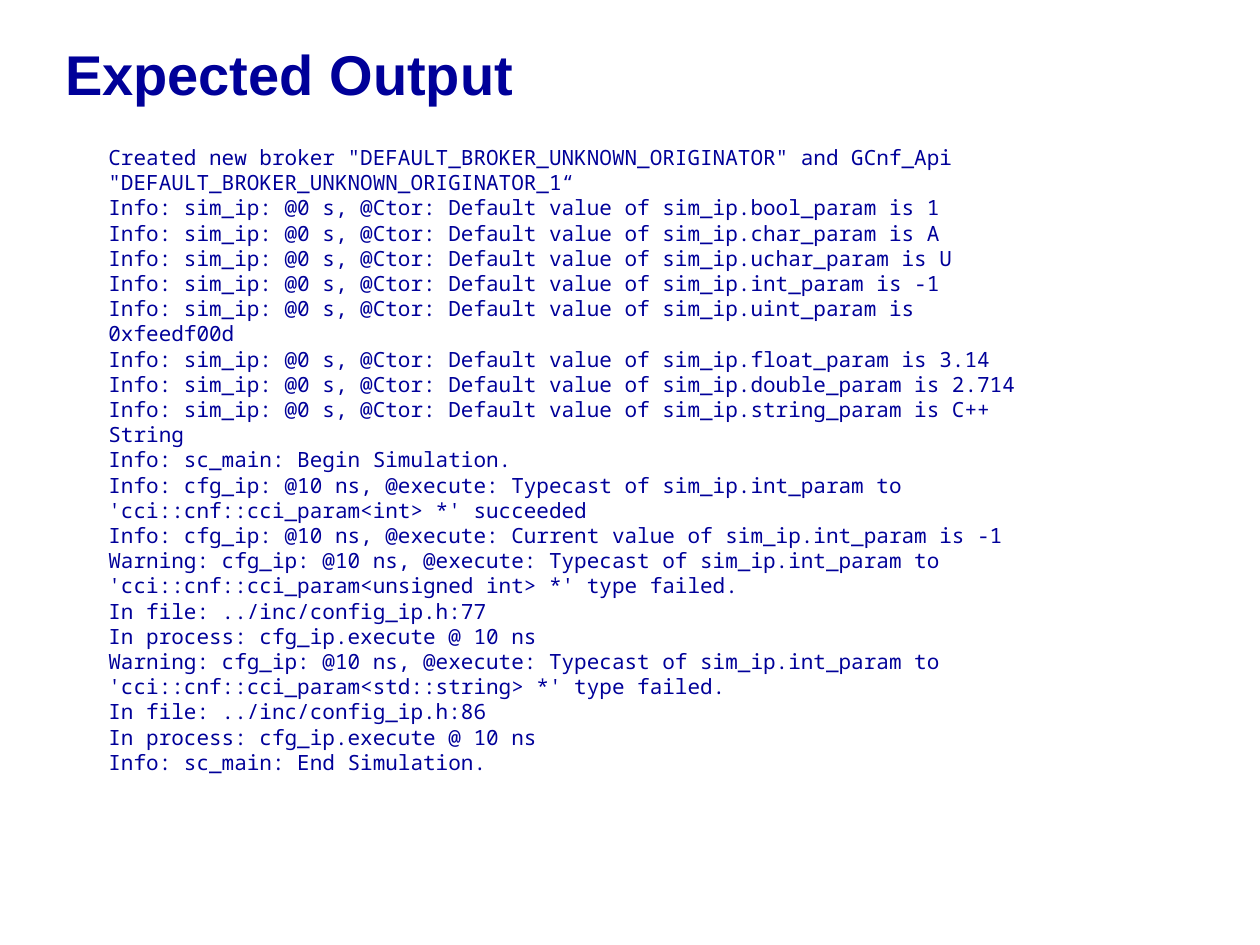
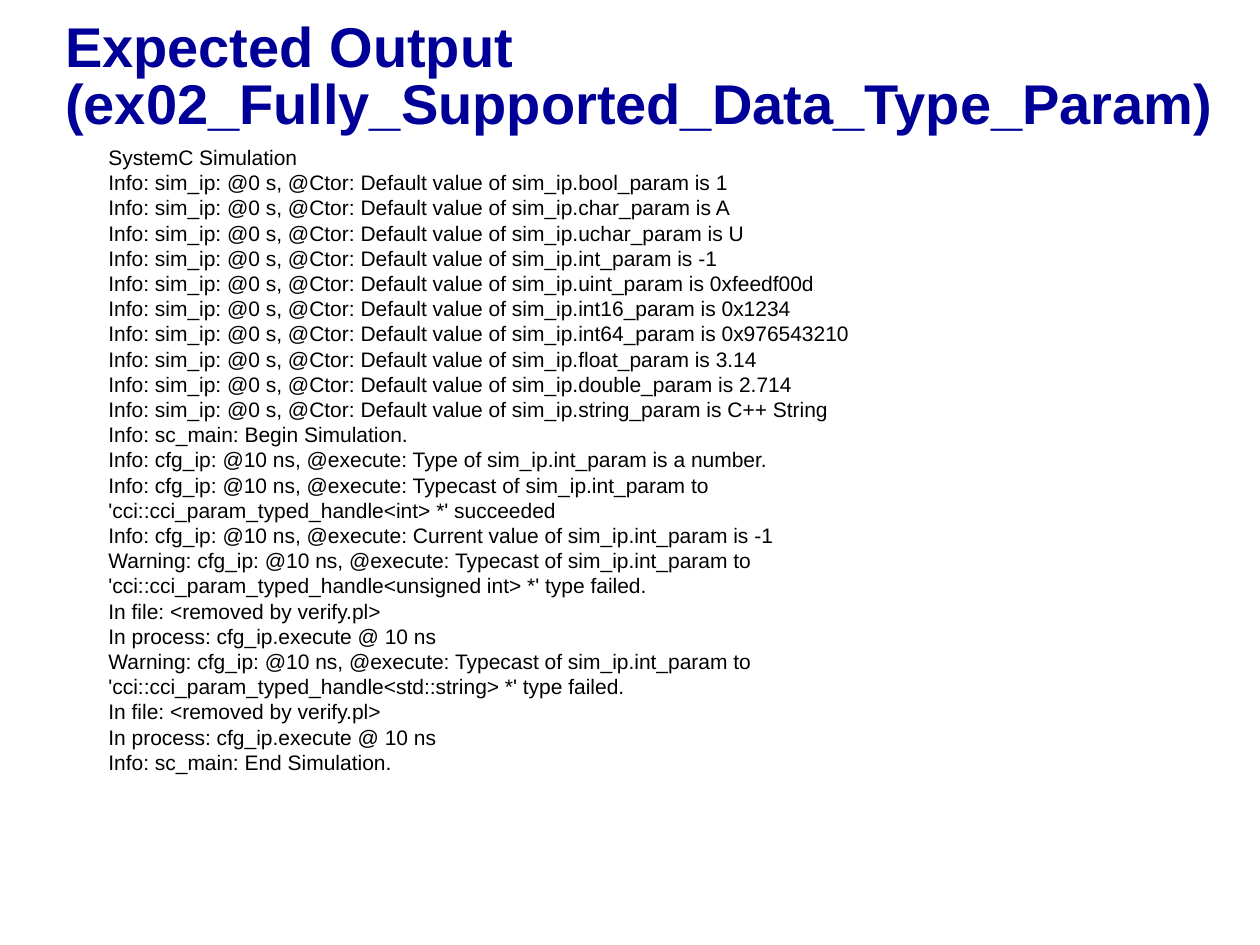
Before and after one commit to accellera-official/cci, a slide deck: slide 4 of examples/ex02_Fully_Supported_Data_Type_Param/docs/ex02_Fully_Supported_Data_Typa_Param.ppt (slide 6 before the commit). Drawn at 1260x945 pixels with LibreOffice and Linux fonts; fonts in the diff are those of the drawing; background and template pictures are left out. Boxes give left, top, right and bottom in pixels: in the first picture for what was removed or moved away, otherwise in the second. Text is boxed around its words. In the diff, an @@ line names an element or a change of style, - is before the commit and + after.

```diff
--- a/examples/ex02_Fully_Supported_Data_Type_Param/docs/ex02_Fully_Supported_Data_Typa_Param.ppt
+++ b/examples/ex02_Fully_Supported_Data_Type_Param/docs/ex02_Fully_Supported_Data_Typa_Param.ppt
@@ title at <box>65,26,1212,135</box>: text changed @@
-Expected Output
+Expected Output (ex02_Fully_Supported_Data_Type_Param)
@@ text at <box>108,149,297,169</box>: text changed; font Noto Sans Mono to Arial; text colour #000099 to #000000 @@
-Created new broker "DEFAULT_BROKER_UNKNOWN_ORIGINATOR" and GCnf_Api "DEFAULT_BROKER_UNKNOWN_ORIGINATOR_1“
+SystemC Simulation
@@ text at <box>108,174,828,774</box>: font Noto Sans Mono to Arial, text colour #000099 to #000000 in "Info: sim_ip: @0 s, @Ctor: Default value ...", "Info: sim_ip: @0 s, @Ctor: Default value ...", "Info: sim_ip: @0 s, @Ctor: Default value ...", "Info: sim_ip: @0 s, @Ctor: Default value ..." and 9 more places @@
@@ text at <box>108,300,849,346</box>: paragraphs added @@
+Info: sim_ip: @0 s, @Ctor: Default value of sim_ip.int16_param is 0x1234
+Info: sim_ip: @0 s, @Ctor: Default value of sim_ip.int64_param is 0x976543210
@@ text at <box>108,451,767,522</box>: text changed; font Noto Sans Mono to Arial; text colour #000099 to #000000 @@
-Info: cfg_ip: @10 ns, @execute: Typecast of sim_ip.int_param to 'cci::cnf::cci_param<int> *' succeeded
+Info: cfg_ip: @10 ns, @execute: Type of sim_ip.int_param is a number.
+Info: cfg_ip: @10 ns, @execute: Typecast of sim_ip.int_param to 'cci::cci_param_typed_handle<int> *' succeeded
@@ text at <box>108,552,751,623</box>: text changed; font Noto Sans Mono to Arial; text colour #000099 to #000000 @@
-Warning: cfg_ip: @10 ns, @execute: Typecast of sim_ip.int_param to 'cci::cnf::cci_param<unsigned int> *' type failed.
-In file: ../inc/config_ip.h:77
+Warning: cfg_ip: @10 ns, @execute: Typecast of sim_ip.int_param to 'cci::cci_param_typed_handle<unsigned int> *' type failed.
+In file: <removed by verify.pl>
@@ text at <box>108,653,751,724</box>: text changed; font Noto Sans Mono to Arial; text colour #000099 to #000000 @@
-Warning: cfg_ip: @10 ns, @execute: Typecast of sim_ip.int_param to 'cci::cnf::cci_param<std::string> *' type failed.
-In file: ../inc/config_ip.h:86
+Warning: cfg_ip: @10 ns, @execute: Typecast of sim_ip.int_param to 'cci::cci_param_typed_handle<std::string> *' type failed.
+In file: <removed by verify.pl>
```
Also in this commit, not shown: 2 other slides changed, 2 slides removed, 12 other files.
